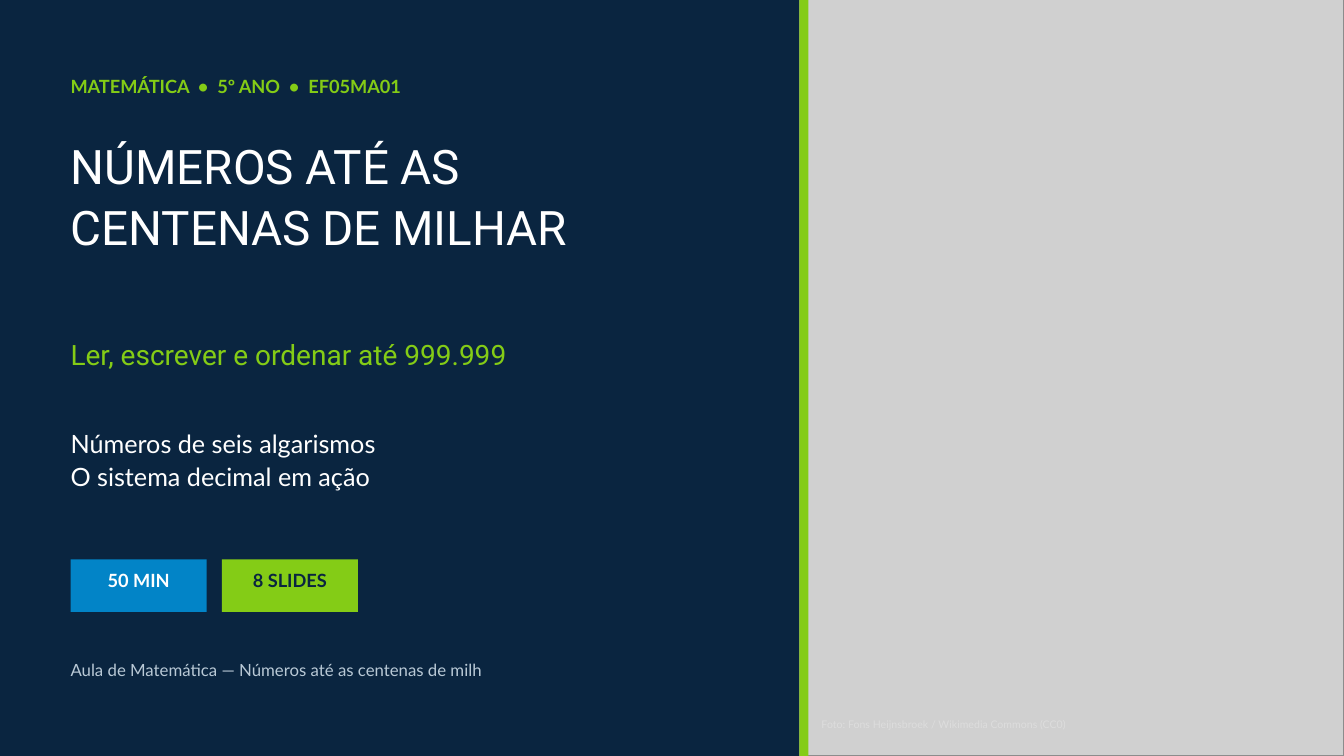
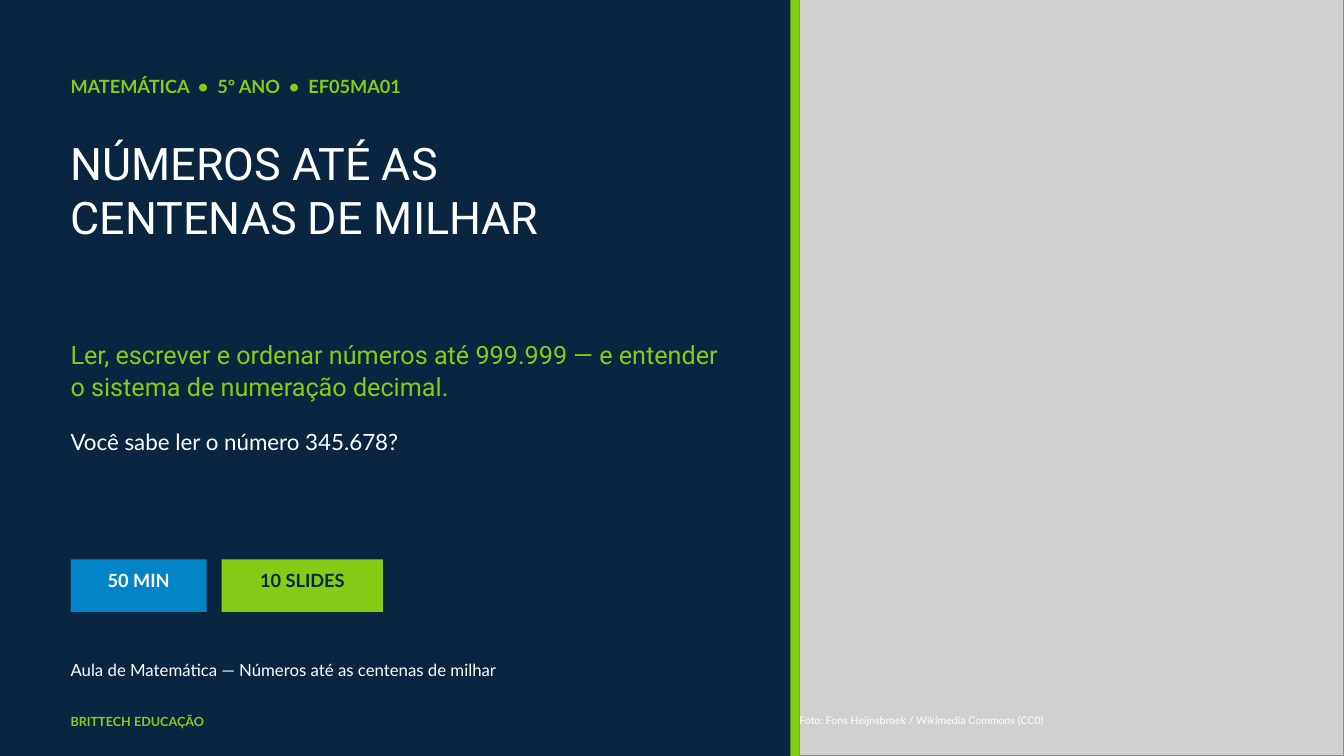
Before and after one commit to thiagollipe-web/brittech-educacao-aulas, a slide deck: slide 1 of fundamental-1/matematica-5ano-numeros-centenas-milhar.pptx. Drawn at 1344x756 pixels with LibreOffice and Linux fonts; fonts in the diff are those of the drawing; grey boxes stand for pictures. Boxes give left, top, right and bottom in pixels: in the first picture for what was removed or moved away, otherwise in the second. Text is boxed around its words. In the diff, an @@ line names an element or a change of style, - is before the commit and + after.

```diff
--- a/fundamental-1/matematica-5ano-numeros-centenas-milhar.pptx
+++ b/fundamental-1/matematica-5ano-numeros-centenas-milhar.pptx
@@ rectangle moved from (x1=800, y1=0, x2=809, y2=756) to (x1=790, y1=0, x2=800, y2=756) @@
@@ text "NÚMEROS ATÉ AS" at (x1=71, y1=139, x2=539, y2=235): size 34 to 32 pt; line spacing 1.02 to 1; less space between paragraphs @@
@@ text at (x1=71, y1=345, x2=718, y2=402): text changed; size 20 to 18 pt @@
-Ler, escrever e ordenar até 999.999
+Ler, escrever e ordenar números até 999.999 — e entender o sistema de numeração decimal.
@@ text at (x1=71, y1=433, x2=398, y2=450): text changed; size 18 to 16 pt @@
-Números de seis algarismos
-O sistema decimal em ação
+Você sabe ler o número 345.678?
@@ rectangle resized from (x1=222, y1=560, x2=358, y2=612) to (x1=222, y1=560, x2=383, y2=612) @@
@@ text at (x1=260, y1=573, x2=345, y2=587): text changed @@
-8 SLIDES
+10 SLIDES
@@ text at (x1=71, y1=663, x2=496, y2=676): text changed; text colour #B9C9D6 to #FFFFFF @@
-Aula de Matemática — Números até as centenas de milh
+Aula de Matemática — Números até as centenas de milhar
@@ text added at (x1=71, y1=715, x2=204, y2=728), 9 pt, text #84CC16, bold @@
+BRITTECH EDUCAÇÃO
@@ text added at (x1=799, y1=715, x2=1044, y2=727), 7.5 pt, text #FFFFFF @@
+Foto: Fons Heijnsbroek / Wikimedia Commons (CC0)
```
Also in this commit, not shown: 9 slides added, 7 slides removed, 4 other files.
